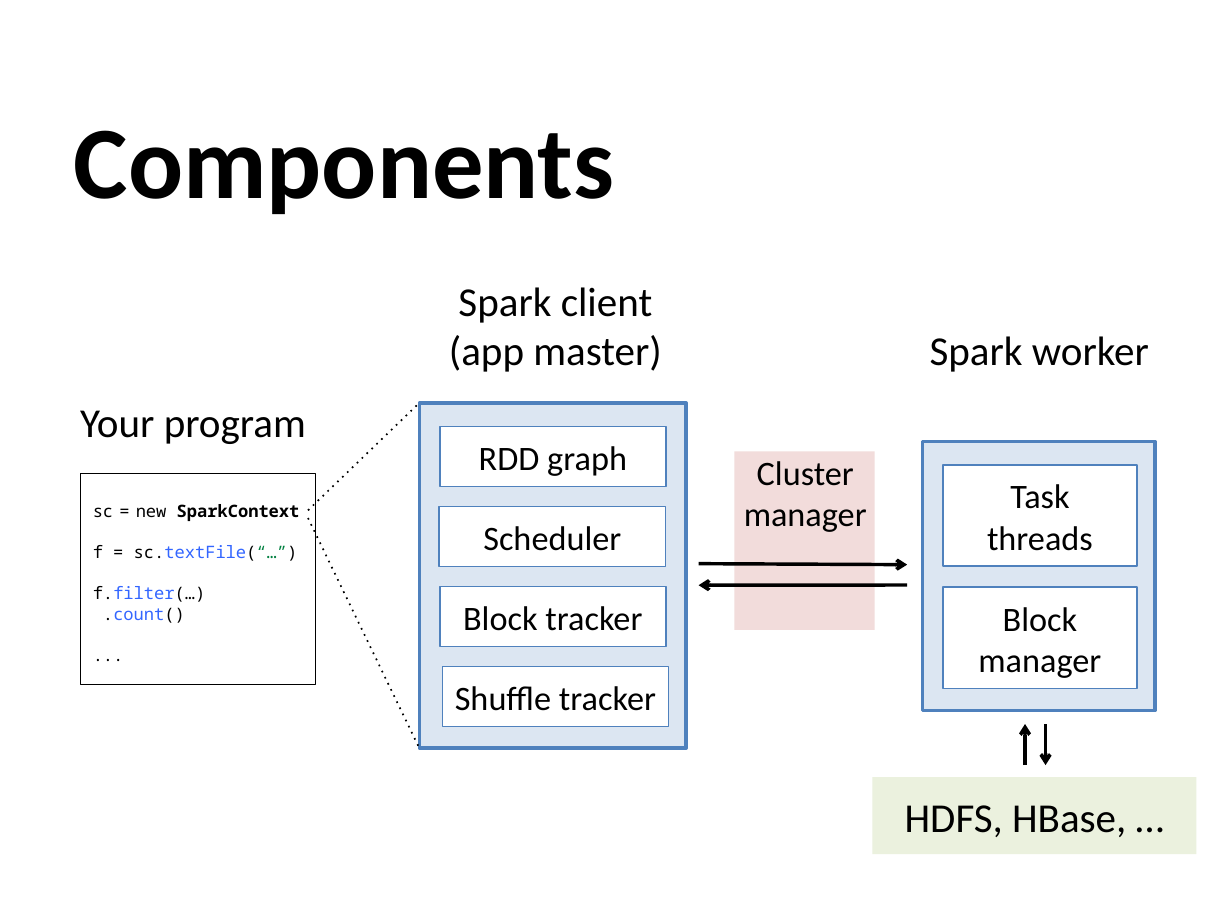
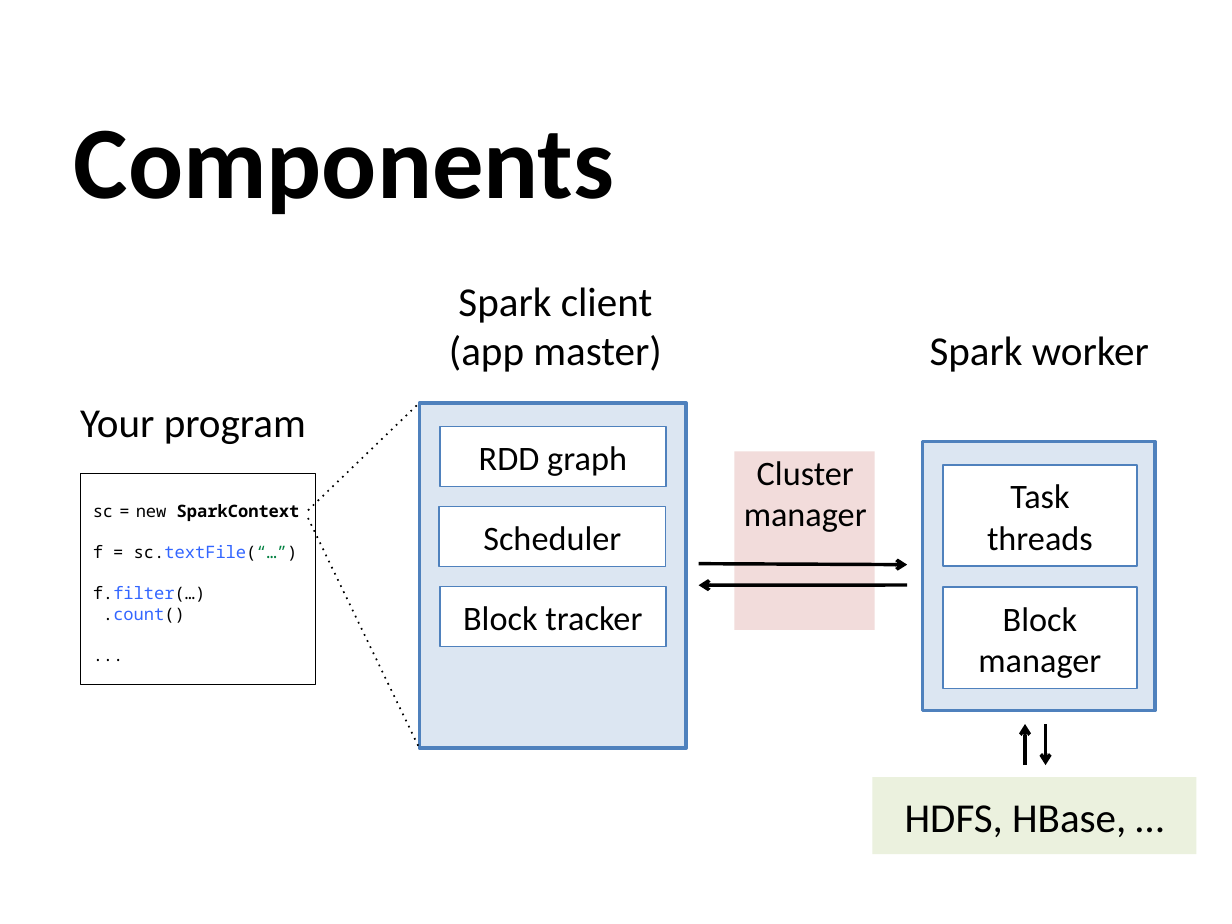
Before and after one commit to mahtabgodara/spark-repo, a slide deck: slide 79 of slides/RDD-4-spark.pptx (slide 26 before the commit). Drawn at 1232x924 pixels with LibreOffice and Linux fonts; fonts in the diff are those of the drawing. Boxes give left, top, right and bottom in pixels: in the first picture for what was removed or moved away, otherwise in the second. Text is boxed around its words. In the diff, an @@ line names an element or a change of style, - is before the commit and + after.

```diff
--- a/slides/RDD-4-spark.pptx
+++ b/slides/RDD-4-spark.pptx
@@ rectangle removed at bbox=[442, 667, 669, 727] @@
-Shuffle tracker
```
Also in this commit, not shown: 2 other slides changed, 3 slides added, 4 slides removed.
